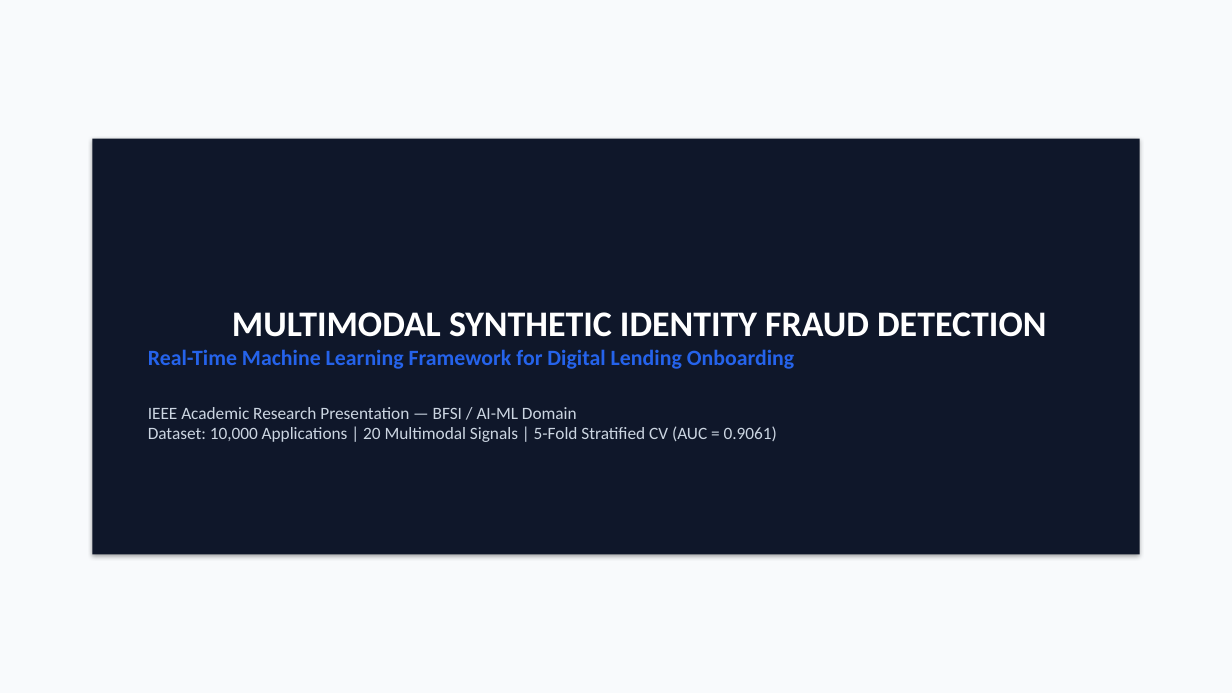
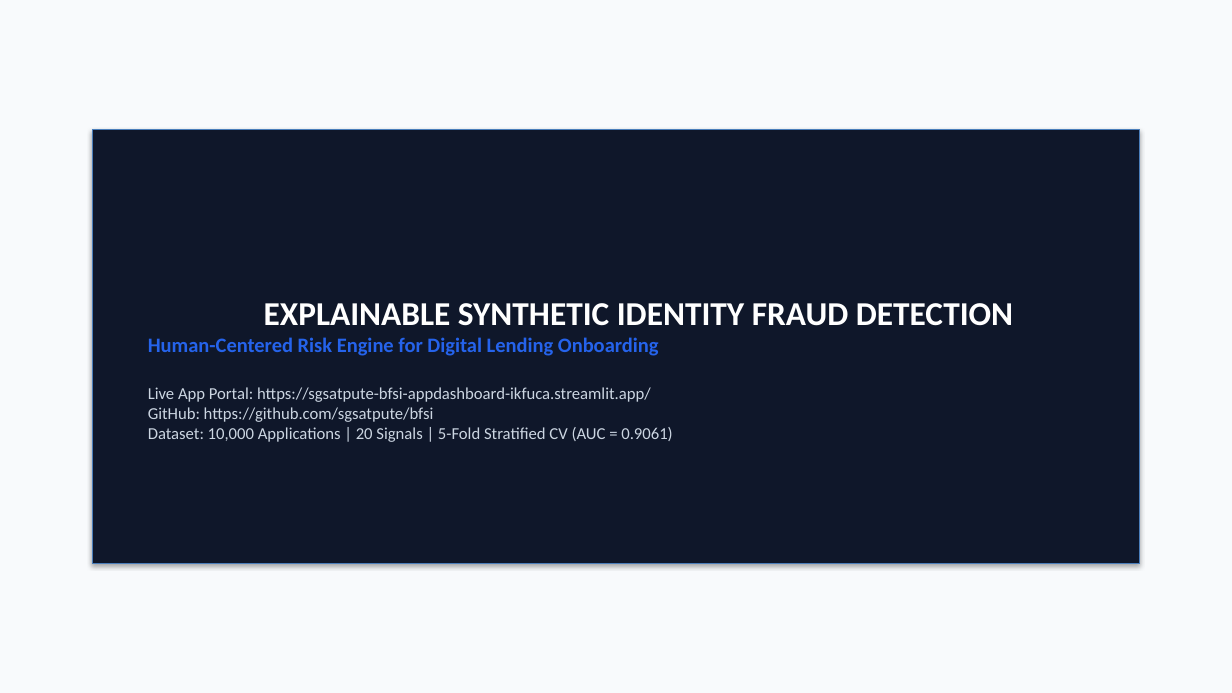
Before and after one commit to sgsatpute/bfsi, a slide deck: slide 1 of report/presentation.pptx. Drawn at 1232x693 pixels with LibreOffice and Linux fonts; fonts in the diff are those of the drawing. Boxes give left, top, right and bottom in pixels: in the first picture for what was removed or moved away, otherwise in the second. Text is boxed around its words. In the diff, an @@ line names an element or a change of style, - is before the commit and + after.

Commit message:
Re-upgrade IEEE paper, PPTX presentation, PDF slides, proposal docs, and submission ZIPs to reflect Explainable AI UI

```diff
--- a/report/presentation.pptx
+++ b/report/presentation.pptx
@@ rectangle "EXPLAINABLE SYNTHETIC IDENTITY FRAUD DETECTION": place and size @@
-rectangle "EXPLAINABLE SYNTHETIC IDENTITY FRAUD DETECTION" at box(92, 139, 1140, 555)
+rectangle "EXPLAINABLE SYNTHETIC IDENTITY FRAUD DETECTION" at box(92, 129, 1140, 564)
@@ rectangle "EXPLAINABLE SYNTHETIC IDENTITY FRAUD DETECTION" at box(92, 129, 1140, 564): outline none to #4B7EBC 0.75 pt @@
@@ text in rectangle at box(148, 303, 1013, 442): text changed; size 13.5 to 13 pt @@
-MULTIMODAL SYNTHETIC IDENTITY FRAUD DETECTION
-Real-Time Machine Learning Framework for Digital Lending Onboarding
-IEEE Academic Research Presentation — BFSI / AI-ML Domain
-Dataset: 10,000 Applications | 20 Multimodal Signals | 5-Fold Stratified CV (AUC = 0.9061)
+EXPLAINABLE SYNTHETIC IDENTITY FRAUD DETECTION
+Human-Centered Risk Engine for Digital Lending Onboarding
+Live App Portal: https://sgsatpute-bfsi-appdashboard-ikfuca.streamlit.app/
+GitHub: https://github.com/sgsatpute/bfsi
+Dataset: 10,000 Applications | 20 Signals | 5-Fold Stratified CV (AUC = 0.9061)
```
Also in this commit, not shown: 5 other slides changed, 1 slide added, 1 slide removed, 10 other files.
